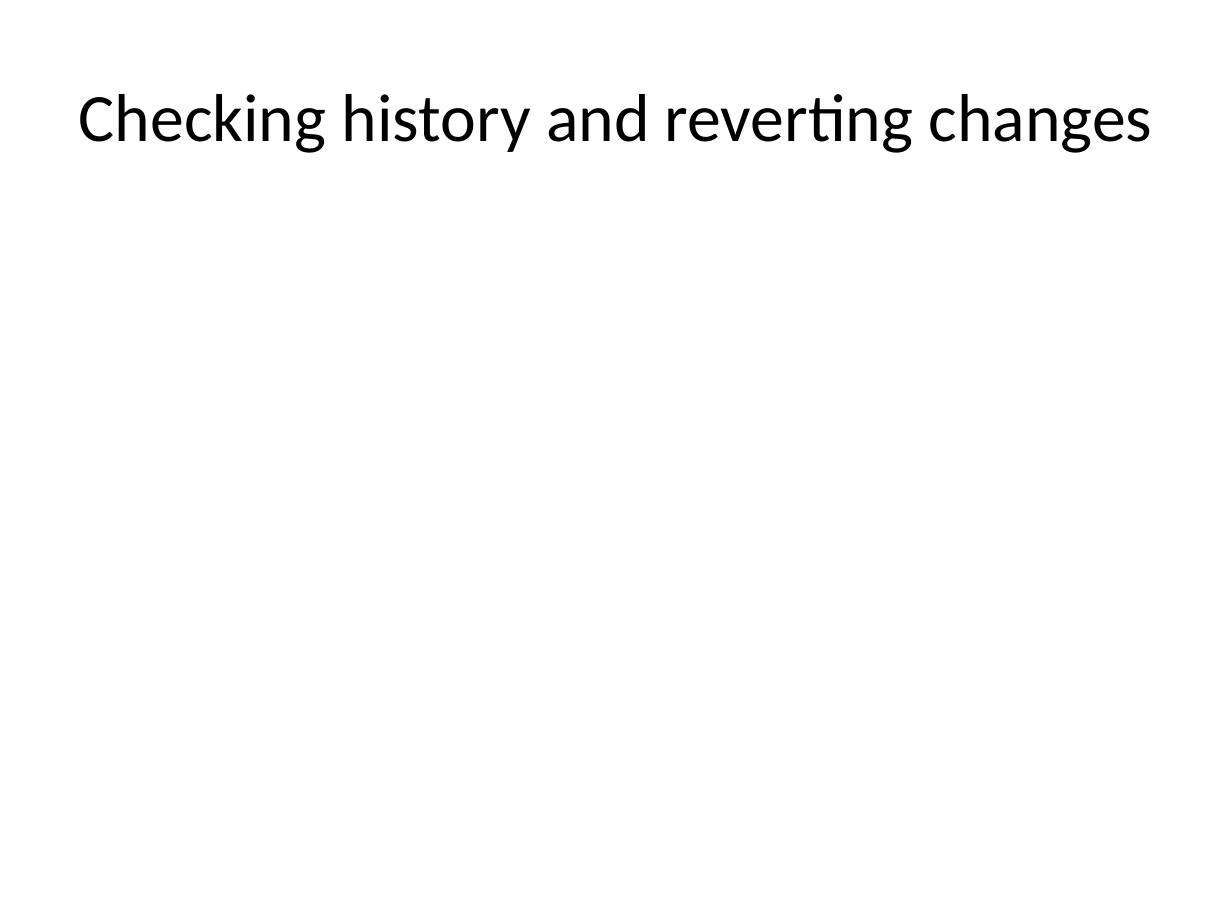
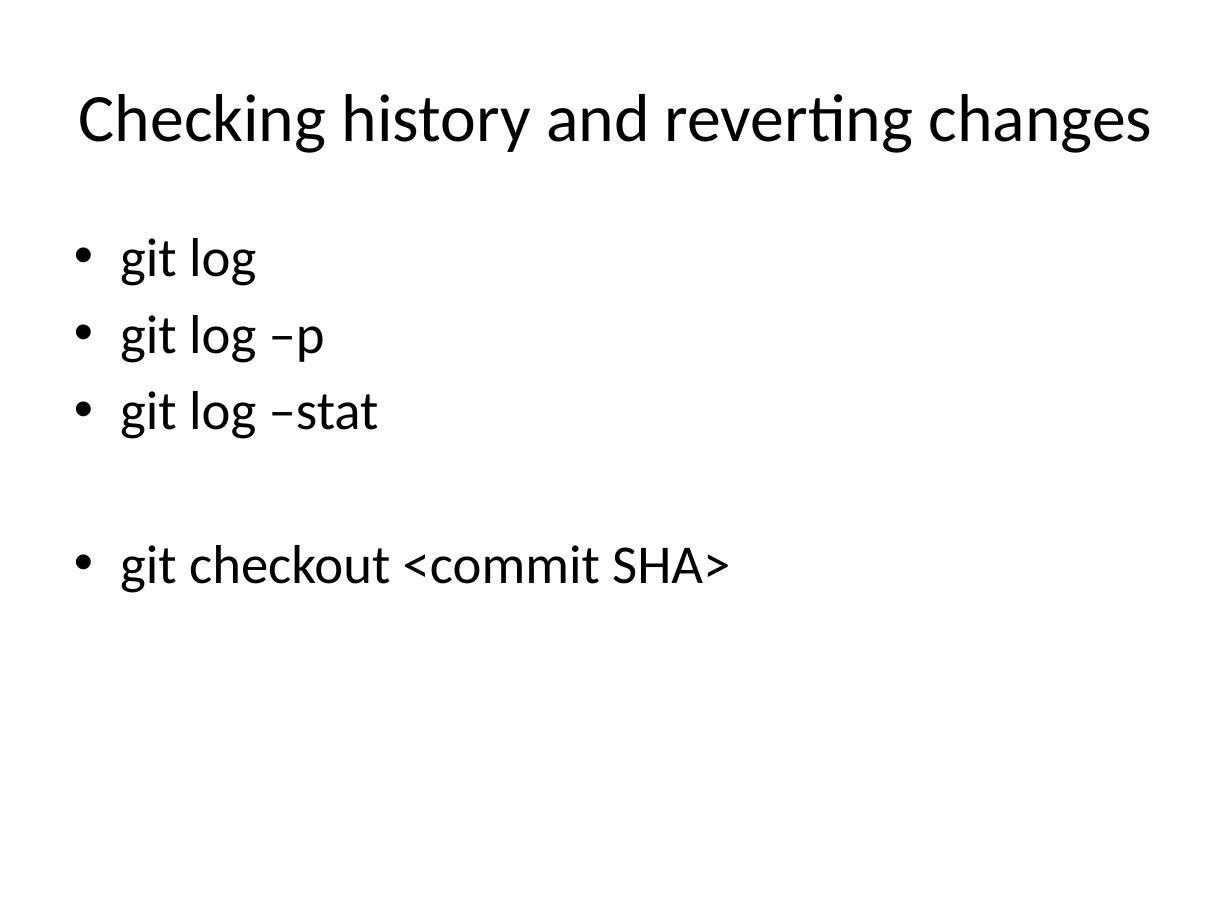
Before and after one commit to mikehulluk/IntroductionToResearchComputing, a slide deck: slide 8 of Wk5/Source Code Version Control Using Git.pptx (slide 6 before the commit). Drawn at 1232x924 pixels with LibreOffice and Linux fonts; fonts in the diff are those of the drawing. Boxes give left, top, right and bottom in pixels: in the first picture for what was removed or moved away, otherwise in the second. Text is boxed around its words. In the diff, an @@ line names an element or a change of style, - is before the commit and + after.

```diff
--- a/Wk5/Source Code Version Control Using Git.pptx
+++ b/Wk5/Source Code Version Control Using Git.pptx
@@ text added at (x1=120, y1=238, x2=730, y2=593), 32 pt, text #000000 @@
+• git log
+• git log –p
+• git log –stat
+• git checkout <commit SHA>
```
Also in this commit, not shown: 5 other slides changed, 9 slides added, 1 slide removed.
